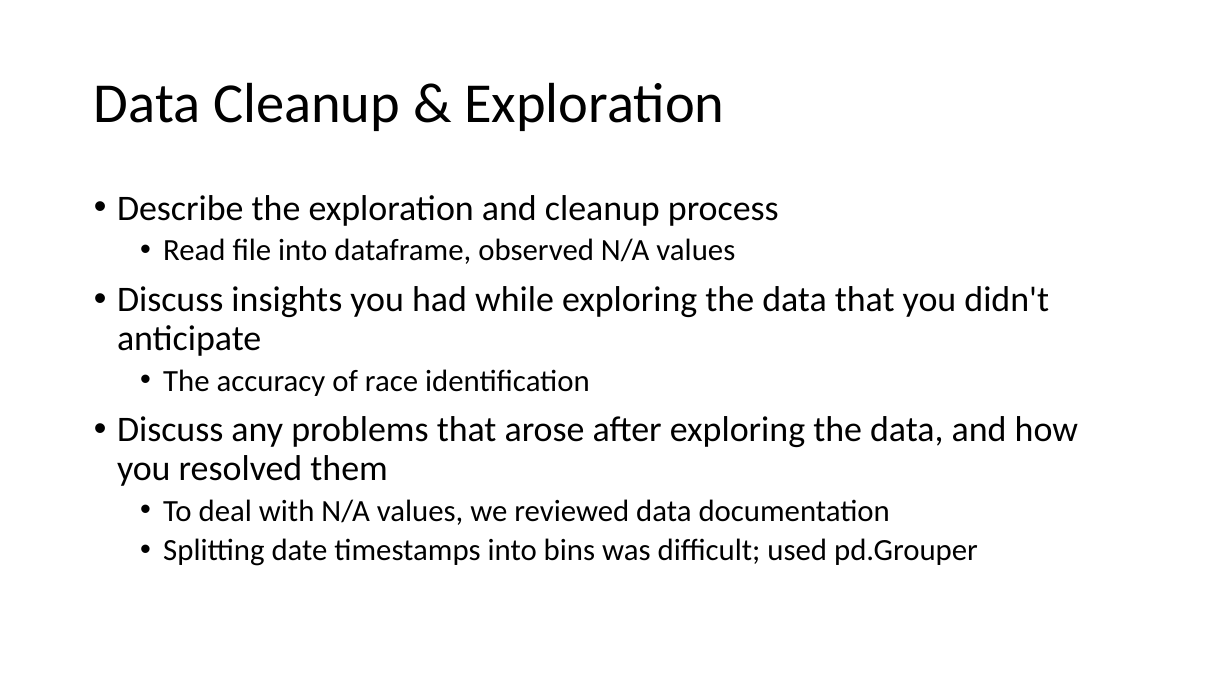
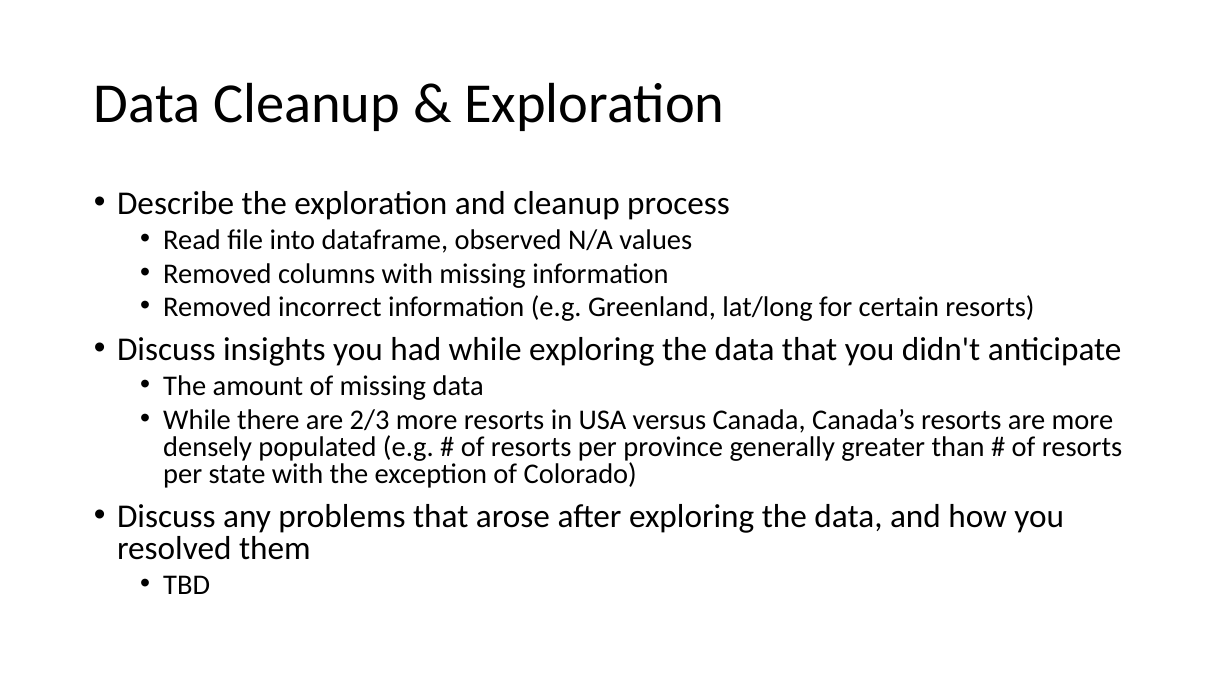
Before and after one commit to elu267/Group_Project_Unit18, a slide deck: slide 3 of PPT/Group_Presentation.pptx (slide 4 before the commit). Drawn at 1232x693 pixels with LibreOffice and Linux fonts; fonts in the diff are those of the drawing. Boxes give left, top, right and bottom in pixels: in the first picture for what was removed or moved away, otherwise in the second. Text is boxed around its words. In the diff, an @@ line names an element or a change of style, - is before the commit and + after.

```diff
--- a/PPT/Group_Presentation.pptx
+++ b/PPT/Group_Presentation.pptx
@@ text at (117, 191, 1122, 560): size 28 to 25.9 pt in "Describe the exploration and cleanup process", "Discuss insights you had while exploring the ...", "Discuss any problems that arose after exploring ..."; size 24 to 22.2 pt in "Read file into dataframe, observed N/A values"; line spacing 0.9 to 0.8 @@
@@ text at (163, 263, 1034, 321): paragraphs added @@
+  • Removed columns with missing information
+  • Removed incorrect information (e.g. Greenland, lat/long for certain resorts)
@@ text at (163, 375, 1122, 488): text changed; size 24 to 22.2 pt @@
-  • The accuracy of race identification
+  • The amount of missing data
+  • While there are 2/3 more resorts in USA versus Canada, Canada’s resorts are more densely populated (e.g. # of resorts per province generally greater than # of resorts per state with the exception of Colorado)
@@ text at (163, 575, 210, 594): text changed; size 24 to 22.2 pt @@
-  • To deal with N/A values, we reviewed data documentation
-  • Splitting date timestamps into bins was difficult; used pd.Grouper
+  • TBD
```
Also in this commit, not shown: 6 other slides changed, 3 slides removed.
